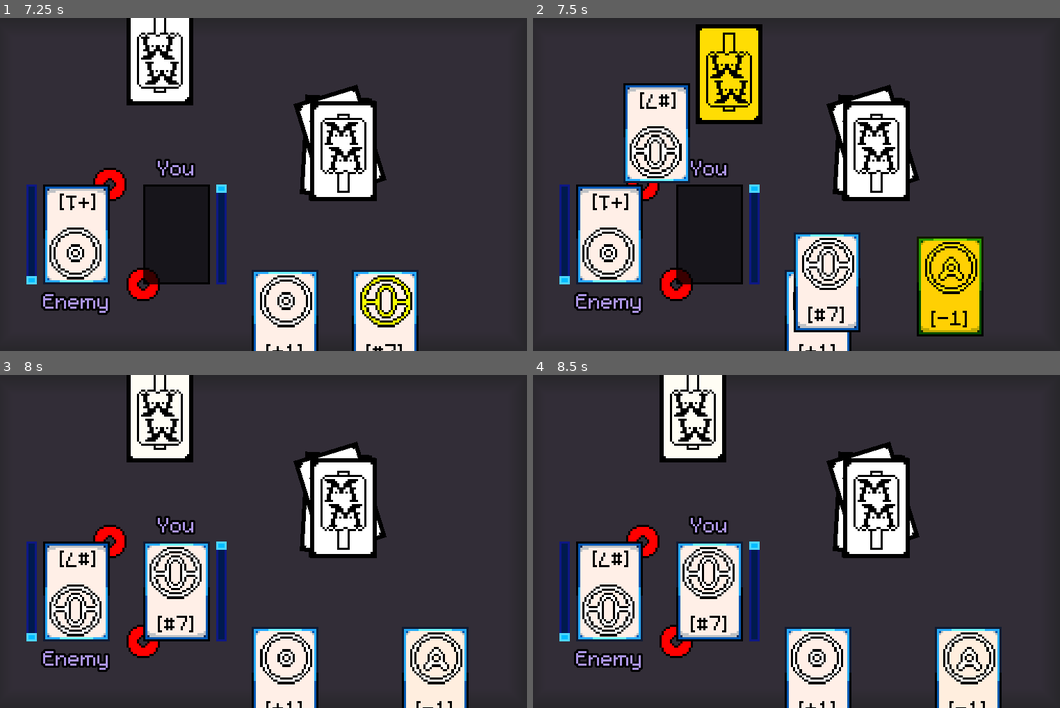
Above: before the commit, frames 1-4 (two rows, left to right).
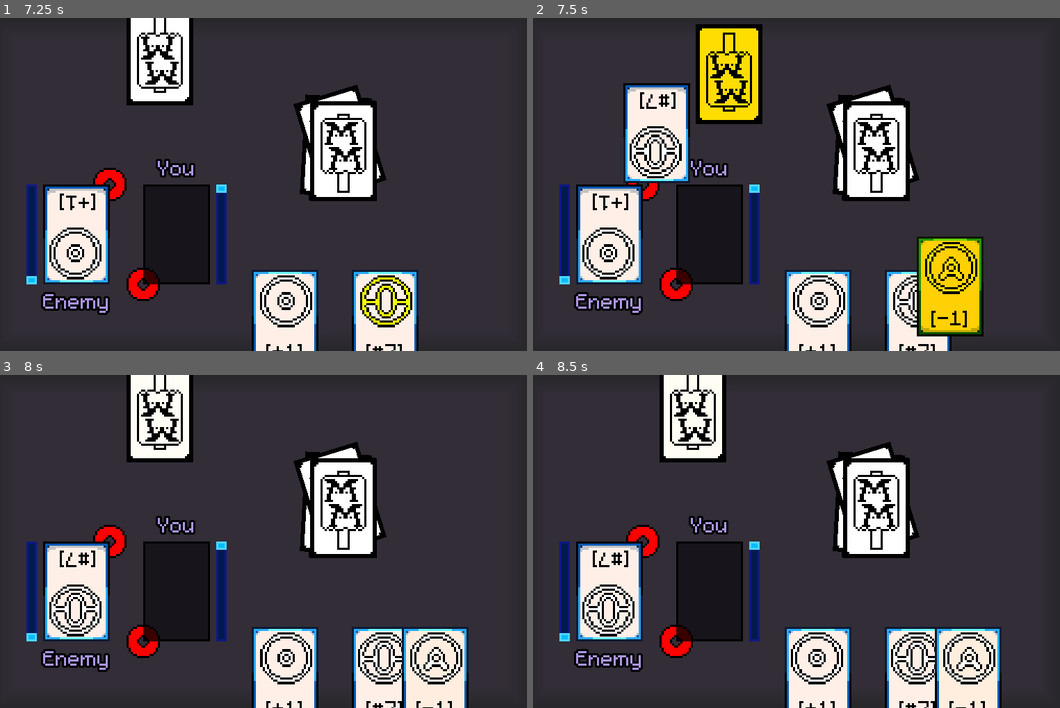
Above: after the commit, the same moments.

Repository: U23RN6M3/Magicae-Manus
Game: Godot game, scene res://Main/Arena.tscn
Two runs of this game, one before a commit and one after it. Both use one fixed random seed, a clock stepped at 60 frames per second and the inputs below. This scene is started directly instead of the project's main scene.
Inputs (mouse positions are in pixels of both pictures, inside the frame that each line leads up to):
- Up to frame 1 (7.25 s): tap Enter (ui_accept) at 0.5, 0.77, 1.52, 3.02, 3.5, 3.77, 4.52, 6.02, 6.5, 6.77 s; move the mouse to (284, 321) at 0.52 s; click (284, 321) at 0.67 s; move the mouse to (210, 34) at 1.27 s; click (210, 34) at 1.42 s; move the mouse to (179, 234) at 2.02 s; click (179, 234) at 2.17 s; move the mouse to (79, 234) at 2.77 s; click (79, 234) at 2.92 s; move the mouse to (384, 321) at 3.52 s; click (384, 321) at 3.67 s; move the mouse to (158, 54) at 4.27 s; click (158, 54) at 4.42 s; move the mouse to (284, 184) at 5.02 s; click (284, 184) at 5.17 s; move the mouse to (179, 101) at 5.77 s; click (179, 101) at 5.92 s; move the mouse to (379, 167) at 6.52 s; click (379, 167) at 6.67 s
- Up to frame 2 (7.5 s): move the mouse to (685, 201) at 7.27 s; click (685, 201) at 7.42 s
- Up to frame 3 (8 s): tap Enter (ui_accept) at 7.52 s
- Up to frame 4 (8.5 s): move the mouse to (712, 591) at 8.02 s; click (712, 591) at 8.17 s

Frame 1 is identical in both runs. In frame 2, 4.6% of the frame differs, in the area x 49-80%, y 64-100%; in frame 3, 5.9%, in the area x 27-77%, y 50-100%; in frame 4, 5.9%.
Error before the commit: Invalid set index 'Card:[KinematicBody2D:1348]' (on base: 'Array') with value of type 'Nil' (res://Main/Arena.gd:182)
Error after the commit: Invalid operands 'int' and 'Object' in operator '=='. (res://Main/Arena.gd:181)

Commit message:
Fixed it and optimized it (I think)

Diff:
--- a/Main/Arena.gd
+++ b/Main/Arena.gd
@@ -177,7 +177,7 @@
 			player_charge_meter.value += int(card.effect.right(0))
 			$Charge.play()
 
-		for i in PlayerDeckSlots:
+		for i in range(len(PlayerDeckSlots)):
 			if i == card:
 				PlayerDeckSlots[i] = null
 				break
